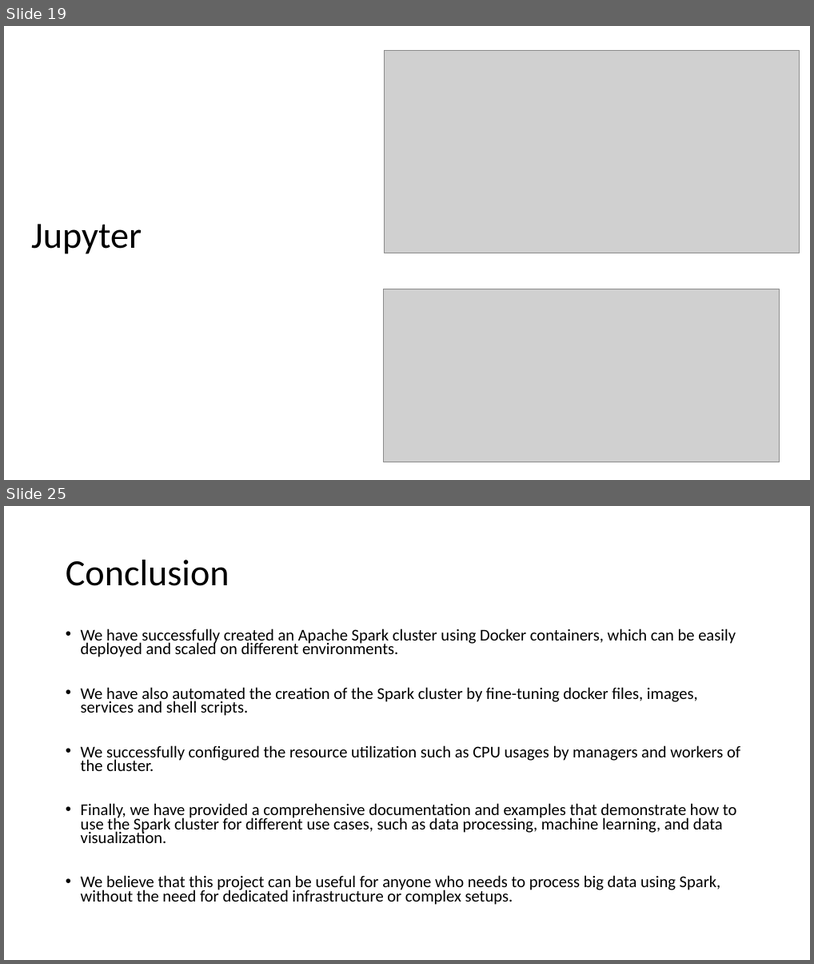
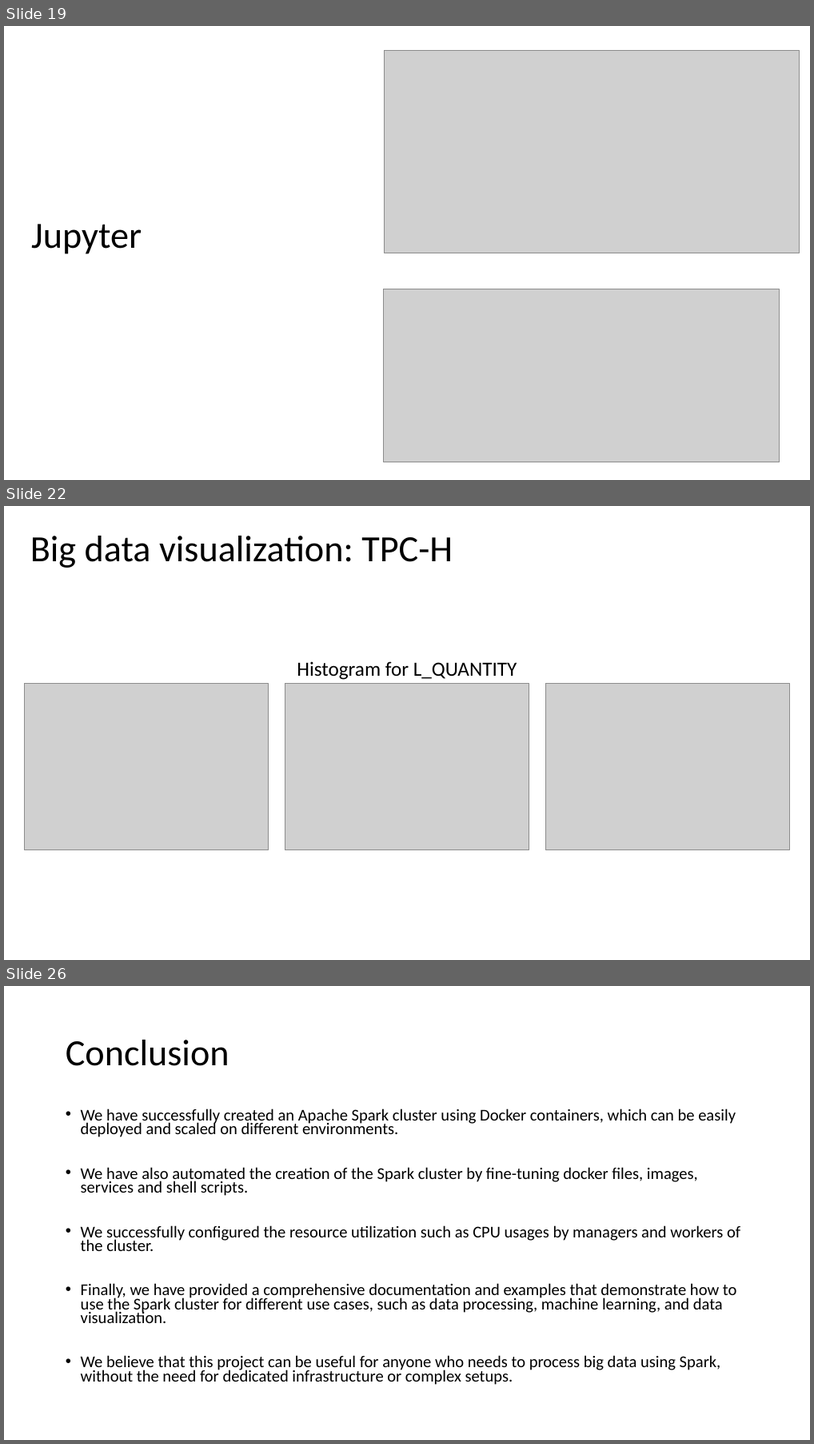
Before and after one commit to gprasad09/Apache-Spark-Cluster-Project, a slide deck: misc/ProjectReports-In progress/TermProject.pptx. Shown one above the other, each under a label of ours: slides 19 and 25 before the commit, slides 19, 22 and 26 after it; the slides between them are not shown. The pictures are 814x964 and 814x1444 pixels, drawn with LibreOffice and Linux fonts; fonts in the diff are those of the drawing; grey boxes stand for pictures. Boxes give left, top, right and bottom in pixels: in the first picture for what was removed or moved away, otherwise in the second. Text is boxed around its words. In the diff, an @@ line names an element or a change of style, - is before the commit and + after.

```diff
--- a/misc/ProjectReports-In progress/TermProject.pptx
+++ b/misc/ProjectReports-In progress/TermProject.pptx
@@ slide 22 added at box(4, 506, 810, 960), background #FFFFFF @@
@@ title added at box(30, 536, 453, 568), 44 pt, text #000000 @@
+Big data visualization: TPC-H
@@ text added at box(297, 661, 518, 680), 24 pt, text #000000 @@
+Histogram for L_QUANTITY
@@ picture added at box(24, 684, 268, 850) @@
@@ picture added at box(286, 684, 530, 850) @@
@@ picture added at box(546, 684, 790, 850) @@
@@ what was slide 25 is now slide 26 @@
```
Also in this commit, not shown: 6 slides changed, 3 other slides added, 3 slides removed.
